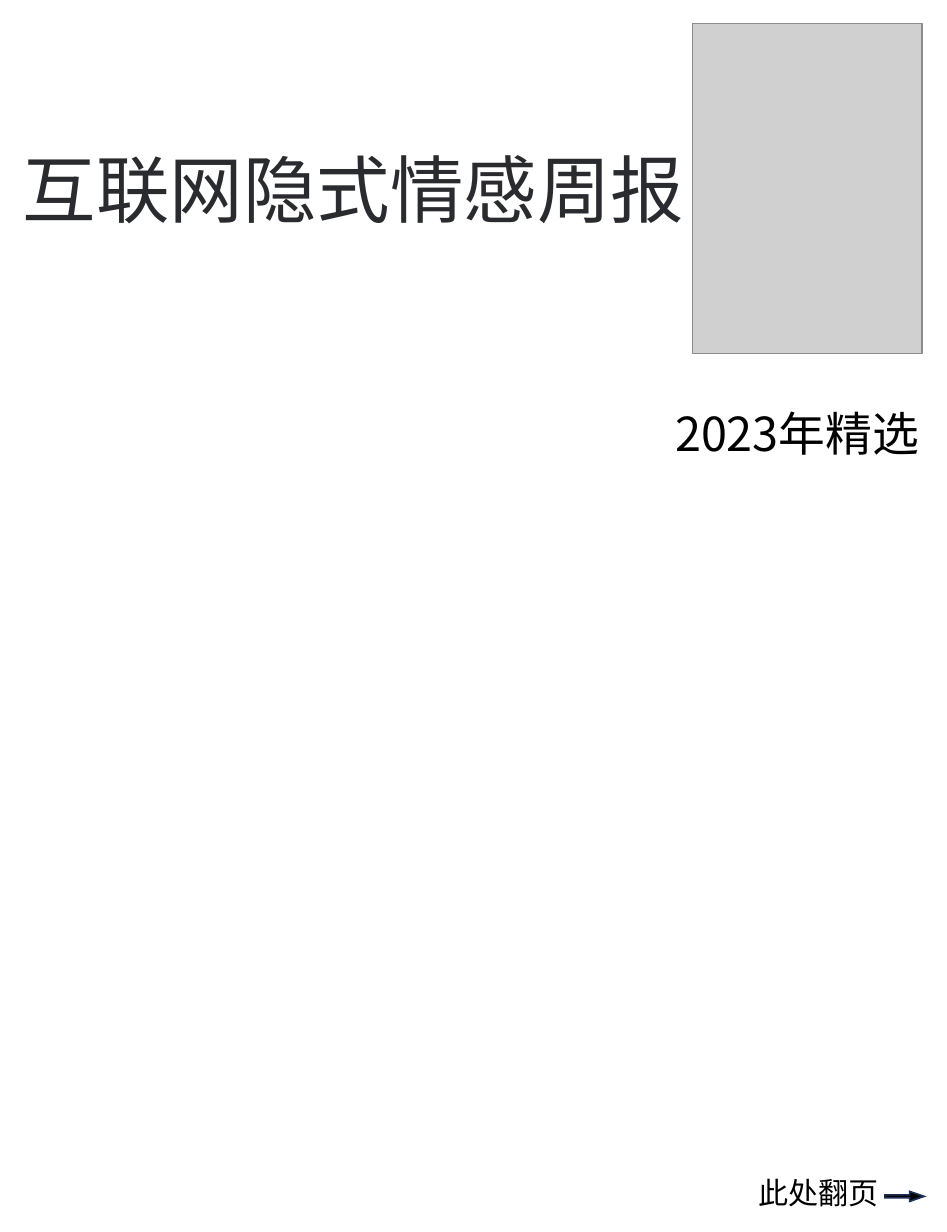
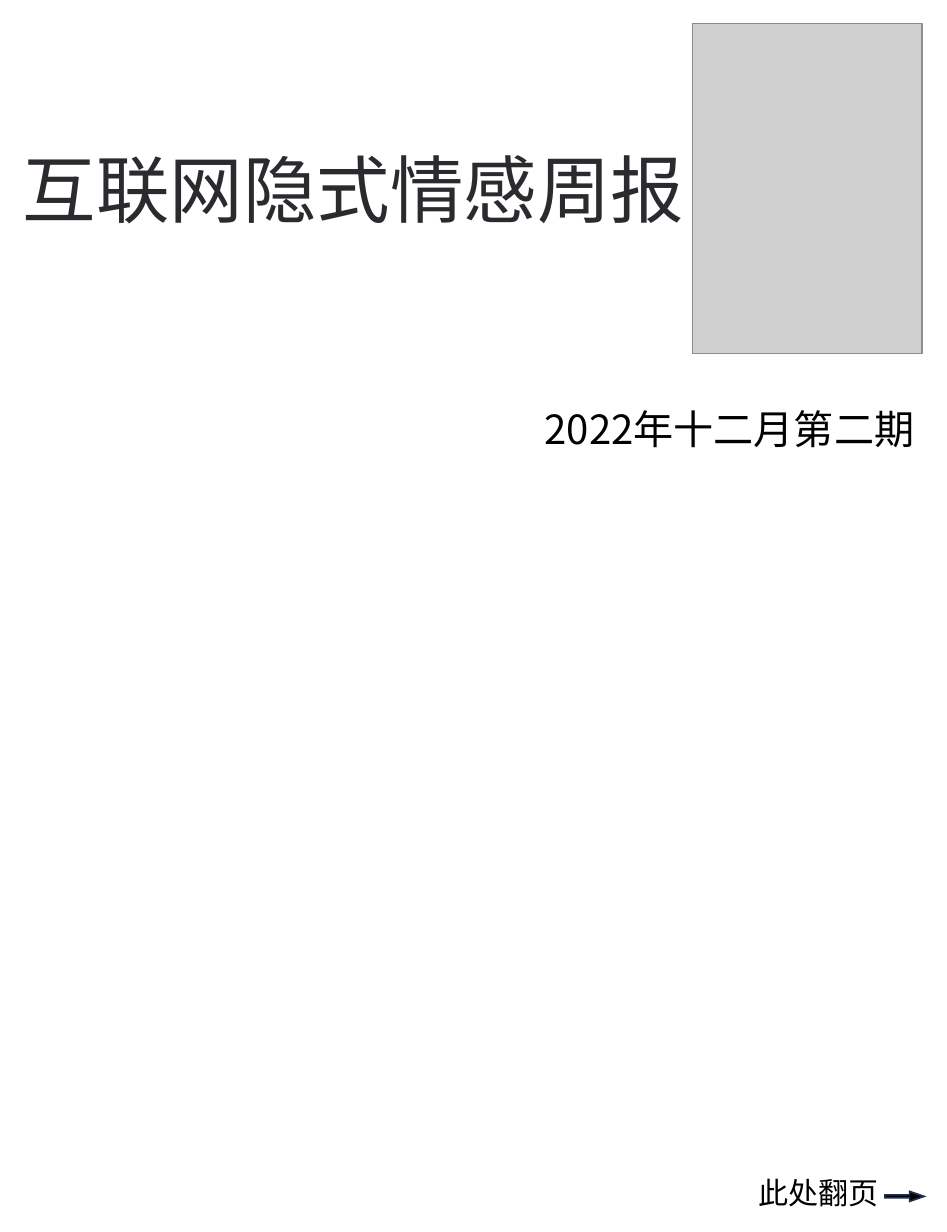
Before and after one commit to exped1230/exped1230.github.io, a slide deck: slide 2 of demo/sarcasm/jiaoben2304/first_page.pptx. Drawn at 947x1232 pixels with LibreOffice and Linux fonts; fonts in the diff are those of the drawing; grey boxes stand for pictures; background and template pictures are left out. Boxes give left, top, right and bottom in pixels: in the first picture for what was removed or moved away, otherwise in the second. Text is boxed around its words. In the diff, an @@ line names an element or a change of style, - is before the commit and + after.

```diff
--- a/demo/sarcasm/jiaoben2304/first_page.pptx
+++ b/demo/sarcasm/jiaoben2304/first_page.pptx
@@ text at (545,410,915,448): text changed; size 28 to 24 pt @@
-2023年精选
+2022年十二月第二期
```
Also in this commit, not shown: 53 other files.
